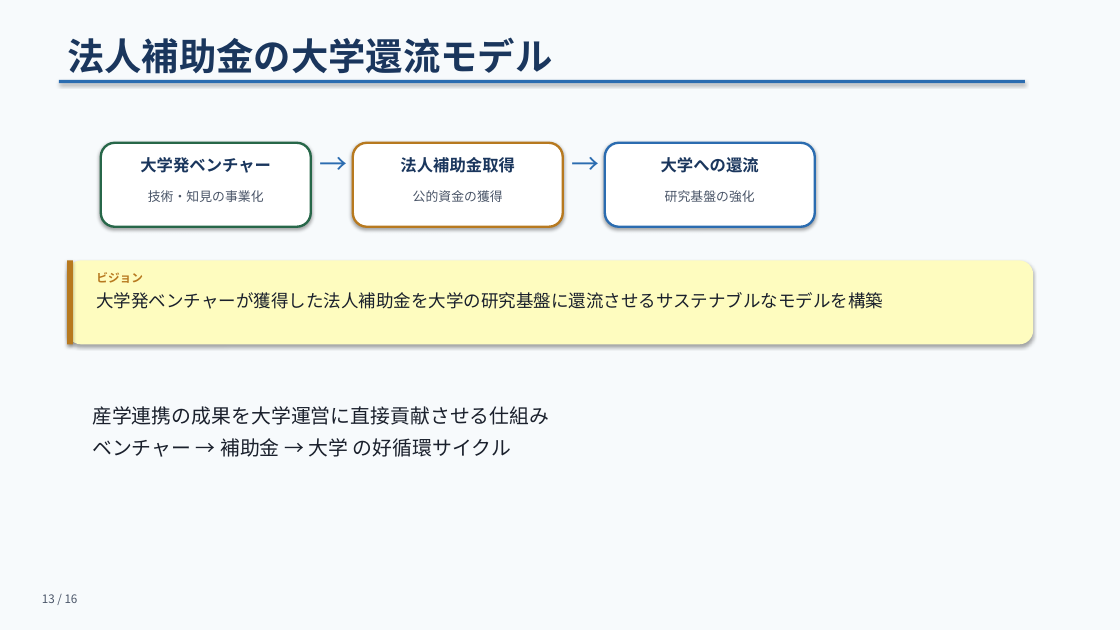
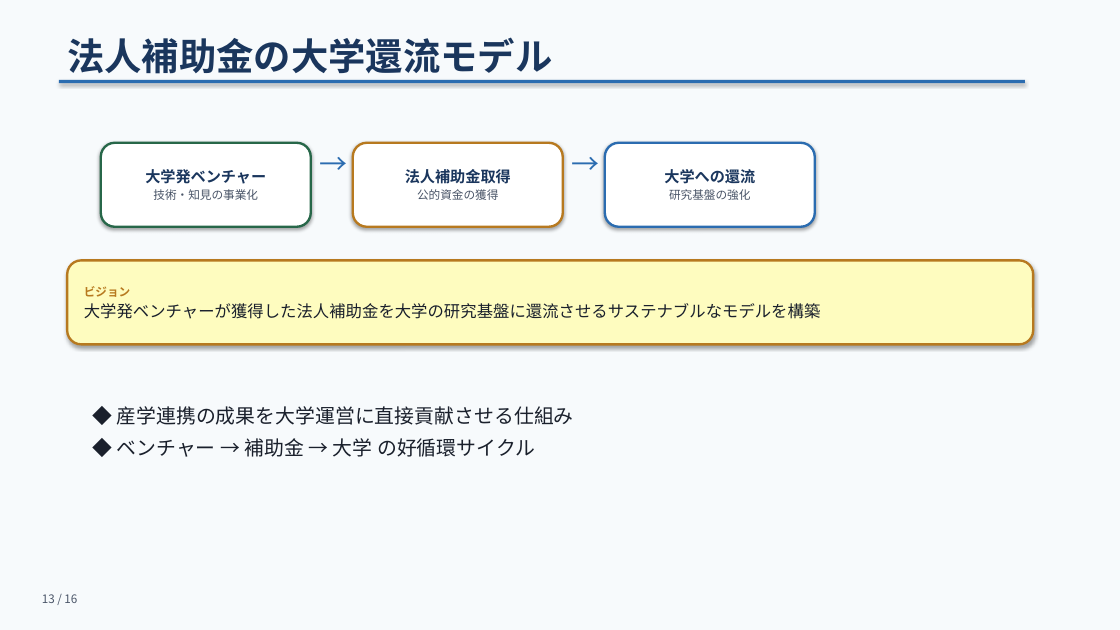
Before and after one commit to bougtoir/heat-accidents-mortality, a slide deck: slide 13 of meeting-slides/meeting_slides.pptx. Drawn at 1120x630 pixels with LibreOffice and Linux fonts; fonts in the diff are those of the drawing. Boxes give left, top, right and bottom in pixels: in the first picture for what was removed or moved away, otherwise in the second. Text is boxed around its words. In the diff, an @@ line names an element or a change of style, - is before the commit and + after.

```diff
--- a/meeting-slides/meeting_slides.pptx
+++ b/meeting-slides/meeting_slides.pptx
@@ rounded rectangle "大学発ベンチャー": place and size @@
-rounded rectangle "大学発ベンチャー" at box(148, 190, 264, 202)
+rounded rectangle "大学発ベンチャー" at box(101, 143, 311, 227)
@@ rounded rectangle "大学発ベンチャー" at box(101, 143, 311, 227): vertical alignment top to middle; fill none to #FFFFFF; outline none to #276749 2 pt; shadow on @@
@@ rounded rectangle removed at box(101, 143, 311, 227) @@
@@ rounded rectangle "法人補助金取得": place and size @@
-rounded rectangle "法人補助金取得" at box(400, 157, 514, 173)
+rounded rectangle "法人補助金取得" at box(353, 143, 563, 227)
@@ rounded rectangle "法人補助金取得" at box(353, 143, 563, 227): vertical alignment top to middle; fill none to #FFFFFF; outline none to #B7791F 2 pt; shadow on @@
@@ rounded rectangle removed at box(353, 143, 563, 227) @@
@@ rounded rectangle "大学への還流": place and size @@
-rounded rectangle "大学への還流" at box(665, 190, 755, 202)
+rounded rectangle "大学への還流" at box(605, 143, 815, 227)
@@ rounded rectangle "大学への還流" at box(605, 143, 815, 227): vertical alignment top to middle; fill none to #FFFFFF; outline none to #2B6CB0 2 pt; shadow on @@
@@ rounded rectangle removed at box(605, 143, 815, 227) @@
@@ text removed at box(140, 157, 271, 173) @@
-大学発ベンチャー
@@ text in rounded rectangle at box(145, 169, 266, 184): paragraph added @@
+大学発ベンチャー
@@ text in rounded rectangle at box(405, 169, 511, 184): size 14 to 13 pt in "法人補助金取得"; more space between paragraphs @@
@@ text removed at box(661, 157, 759, 173) @@
-大学への還流
@@ text in rounded rectangle at box(664, 169, 755, 184): paragraph added @@
+大学への還流
@@ text in rounded rectangle at box(153, 189, 258, 200): size 11 to 10 pt in "技術・知見の事業化"; more space between paragraphs @@
@@ text removed at box(413, 190, 503, 202) @@
-公的資金の獲得
@@ text in rounded rectangle at box(417, 189, 498, 200): paragraph added @@
+公的資金の獲得
@@ text in rounded rectangle at box(669, 189, 750, 200): size 11 to 10 pt in "研究基盤の強化"; more space between paragraphs @@
@@ rounded rectangle "ビジョン": place and size @@
-rounded rectangle "ビジョン" at box(96, 292, 883, 309)
+rounded rectangle "ビジョン" at box(67, 260, 1033, 344)
@@ rounded rectangle "ビジョン" at box(67, 260, 1033, 344): vertical alignment top to middle; fill none to #FEFCBF; outline none to #B7791F 2 pt; shadow on @@
@@ rounded rectangle removed at box(67, 260, 1033, 344) @@
@@ rectangle removed at box(67, 260, 73, 344) @@
@@ text in rounded rectangle at box(84, 286, 131, 297): paragraph added @@
+ビジョン
@@ text removed at box(96, 272, 143, 283) @@
-ビジョン
@@ text in rounded rectangle at box(84, 303, 821, 319): size 15 to 14 pt; more space between paragraphs @@
@@ text at box(117, 406, 574, 457): text changed @@
-産学連携の成果を大学運営に直接貢献させる仕組み
-ベンチャー → 補助金 → 大学 の好循環サイクル
+◆ 産学連携の成果を大学運営に直接貢献させる仕組み
+◆ ベンチャー → 補助金 → 大学 の好循環サイクル
```
Also in this commit, not shown: 10 other slides changed, 1 other file.
